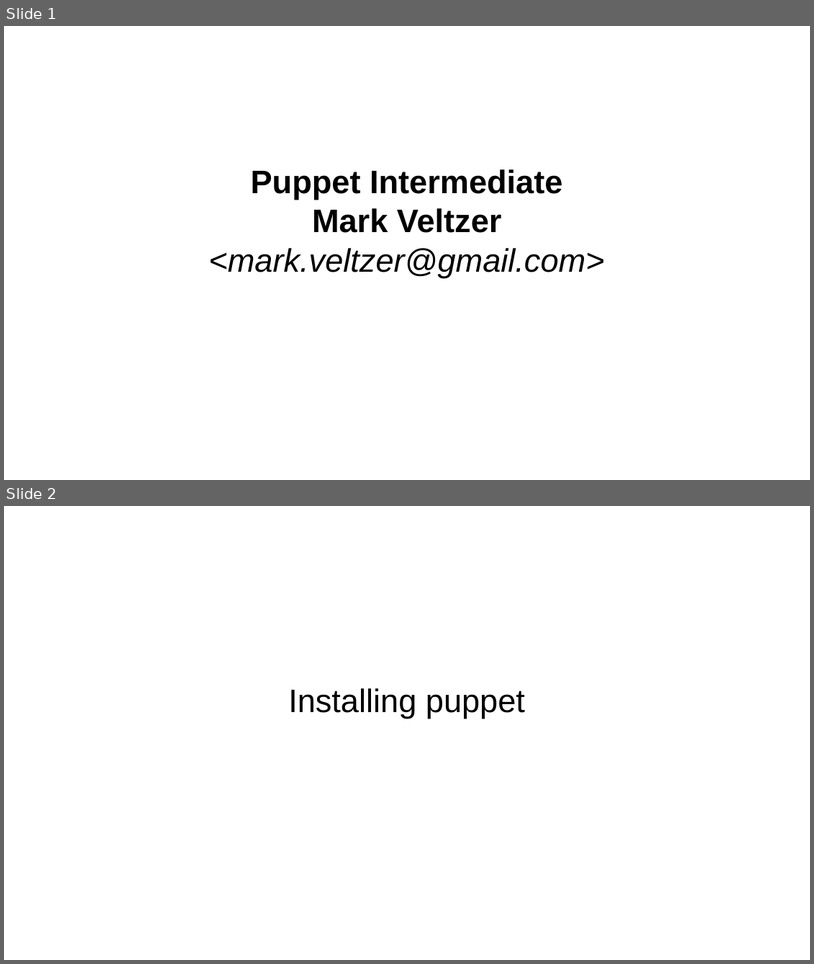
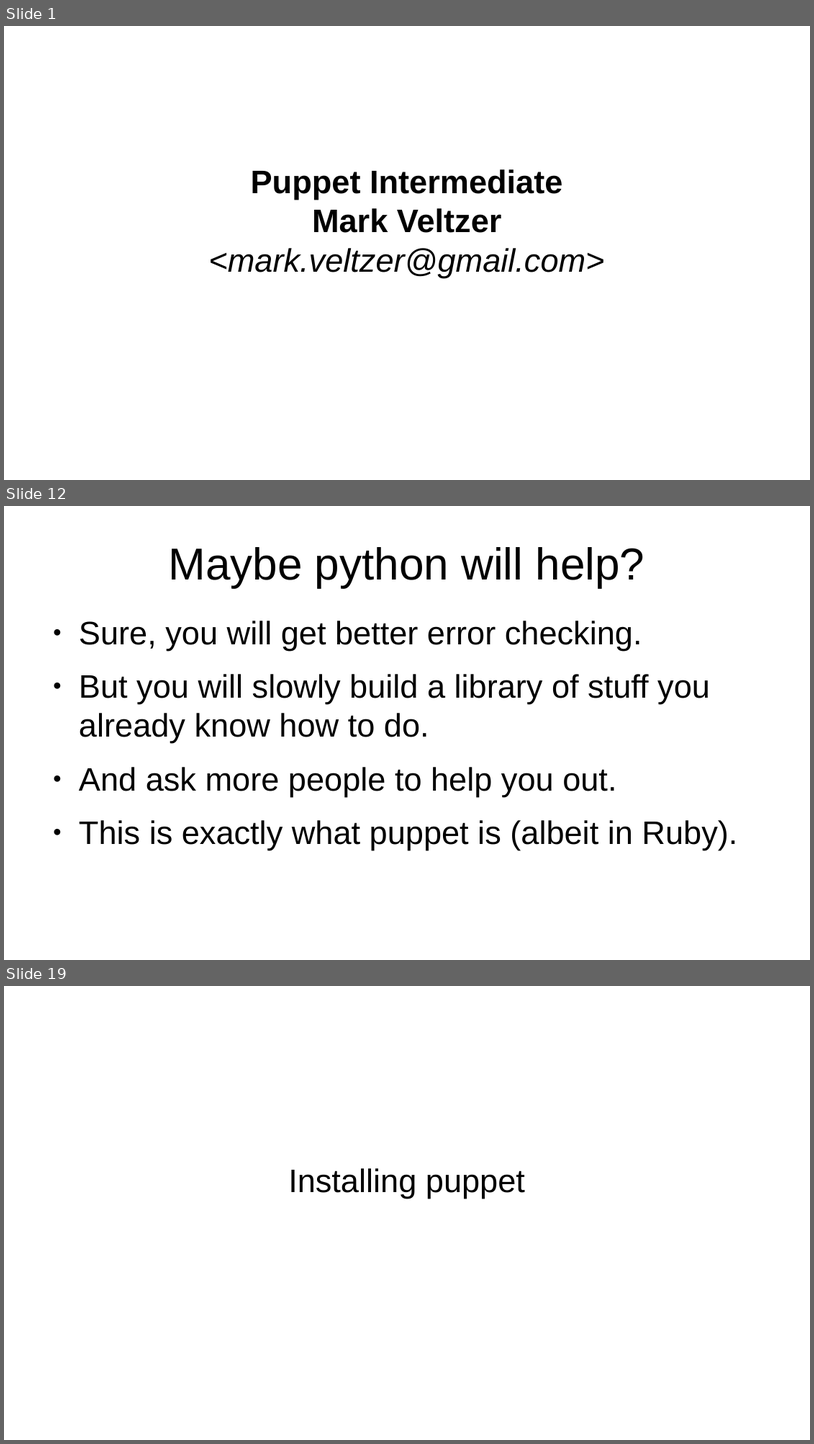
Before and after one commit to veltzer/teaching-puppet, a slide deck: slides.odp. Shown one above the other, each under a label of ours: slides 1 and 2 before the commit, slides 1, 12 and 19 after it; the slides between them are not shown. The pictures are 814x964 and 814x1444 pixels, drawn with LibreOffice and Linux fonts; fonts in the diff are those of the drawing. Boxes give left, top, right and bottom in pixels: in the first picture for what was removed or moved away, otherwise in the second. Text is boxed around its words. In the diff, an @@ line names an element or a change of style, - is before the commit and + after.

```diff
--- a/slides.odp
+++ b/slides.odp
@@ slide 12 added at (4,506,810,960), background #FFFFFF @@
@@ title added at (168,547,646,587), 44 pt, text #000000 @@
+Maybe python will help?
@@ text added at (79,620,738,849), 32 pt, text #000000 @@
+● Sure, you will get better error checking.
+● But you will slowly build a library of stuff you already know how to do.
+● And ask more people to help you out.
+● This is exactly what puppet is (albeit in Ruby).
@@ what was slide 2 is now slide 19 @@
```
Also in this commit, not shown: 1 slide changed, 19 other slides added, 11 other files.
